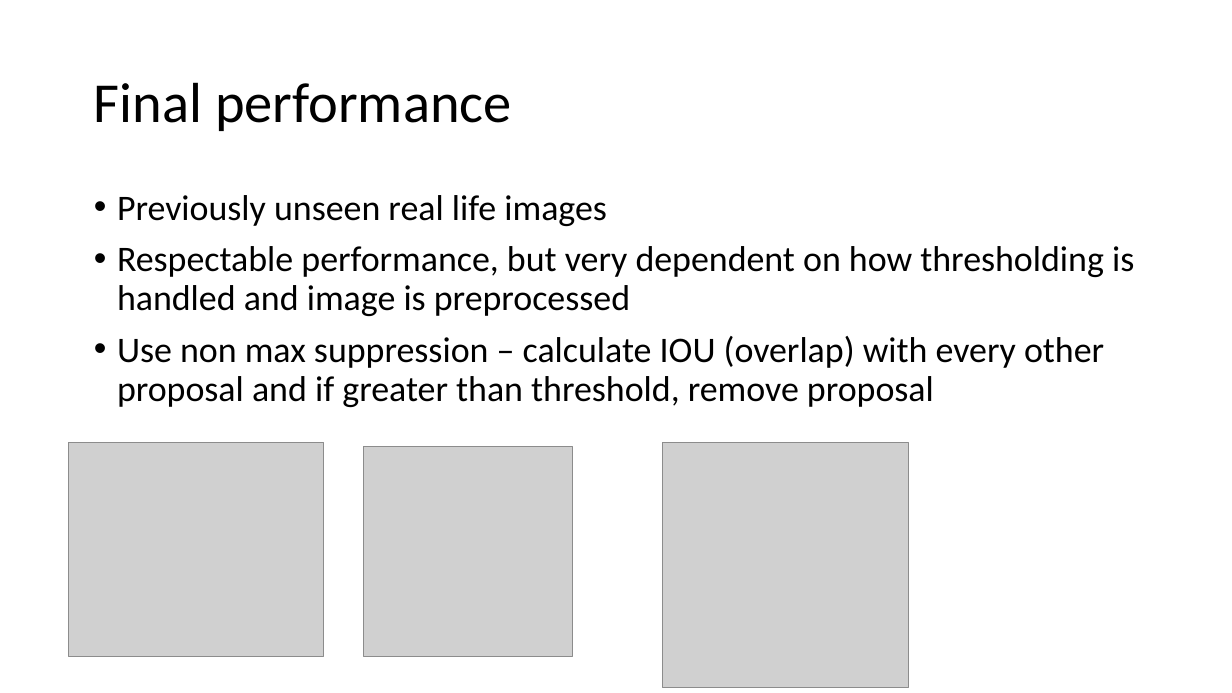
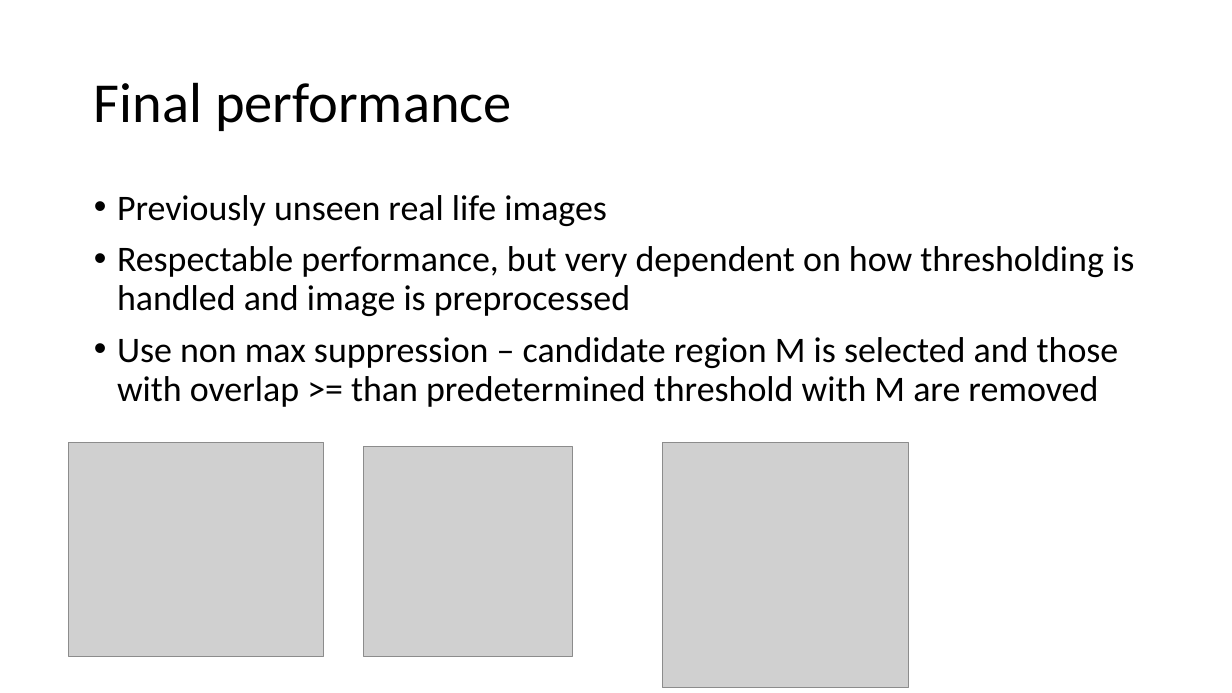
Before and after one commit to tugsag/SVHN-Recognition, a slide deck: slide 9 of SVHN.pptx. Drawn at 1232x693 pixels with LibreOffice and Linux fonts; fonts in the diff are those of the drawing; grey boxes stand for pictures. Boxes give left, top, right and bottom in pixels: in the first picture for what was removed or moved away, otherwise in the second. Text is boxed around its words. In the diff, an @@ line names an element or a change of style, - is before the commit and + after.

```diff
--- a/SVHN.pptx
+++ b/SVHN.pptx
@@ text at (117,337,1119,407): text changed @@
-• Use non max suppression – calculate IOU (overlap) with every other proposal and if greater than threshold, remove proposal
+• Use non max suppression – candidate region M is selected and those with overlap >= than predetermined threshold with M are removed
```
Also in this commit, not shown: 1 other slide changed.
